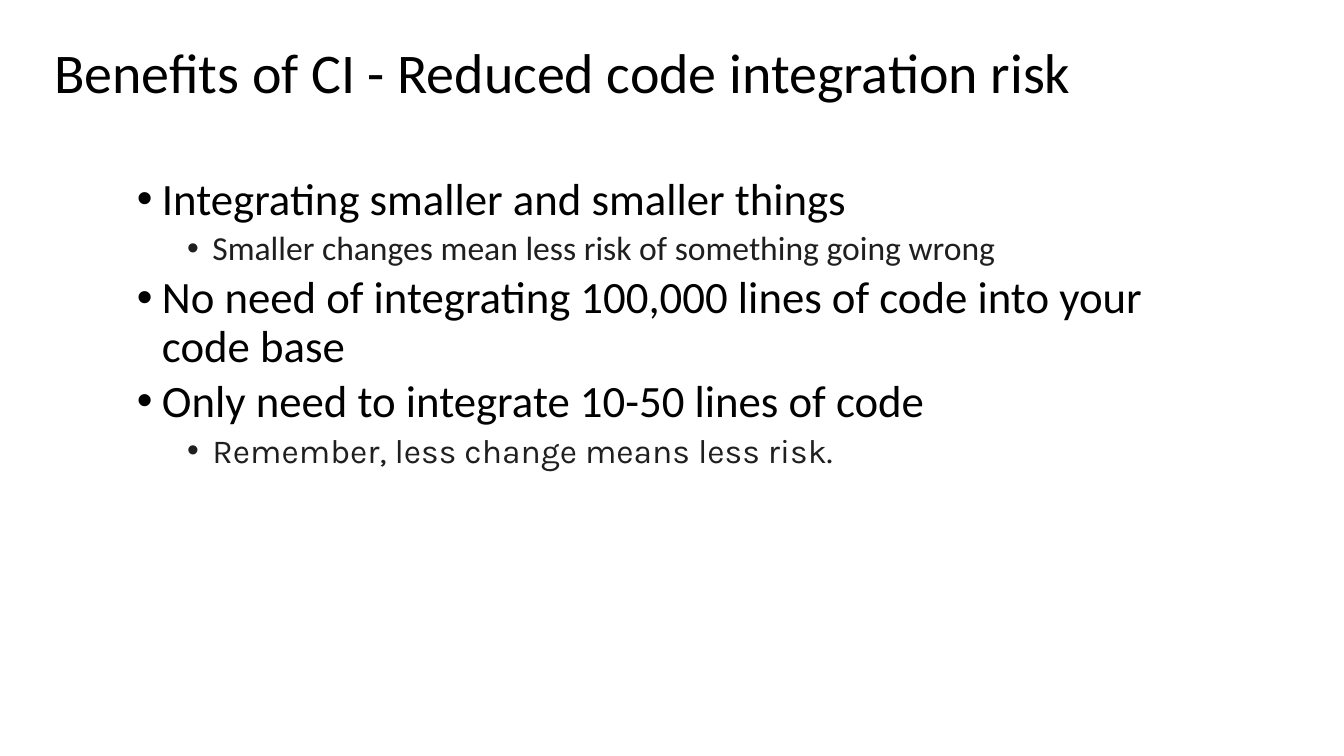
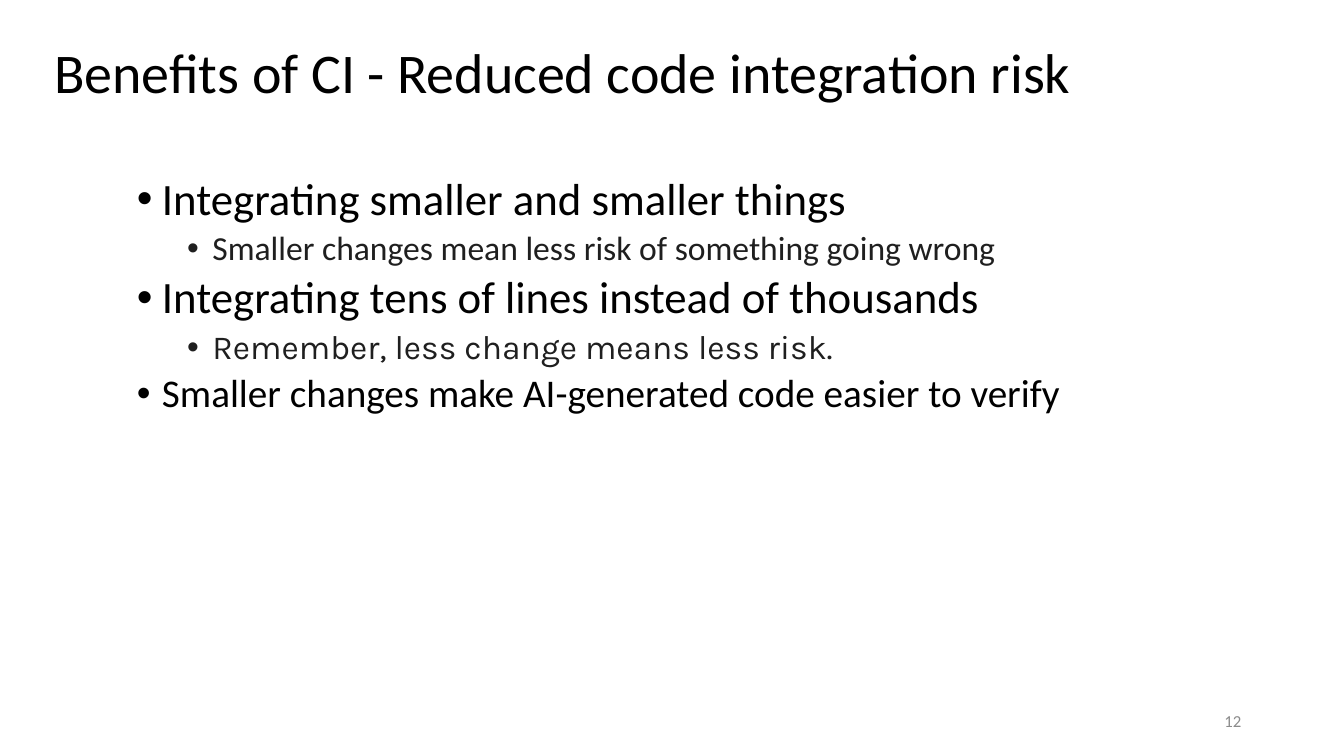
Before and after one commit to johnxu21/johnxu21.github.io, a slide deck: slide 12 of teaching/CS472/Timetable/CI-CD.pptx. Drawn at 1344x756 pixels with LibreOffice and Linux fonts; fonts in the diff are those of the drawing. Boxes give left, top, right and bottom in pixels: in the first picture for what was removed or moved away, otherwise in the second. Text is boxed around its words. In the diff, an @@ line names an element or a change of style, - is before the commit and + after.

```diff
--- a/teaching/CS472/Timetable/CI-CD.pptx
+++ b/teaching/CS472/Timetable/CI-CD.pptx
@@ text at [162,282,978,321]: text changed @@
-  • No need of integrating 100,000 lines of code into your code base
-  • Only need to integrate 10-50 lines of code
+  • Integrating tens of lines instead of thousands
@@ text at [162,379,1060,414]: paragraph added @@
+  • Smaller changes make AI-generated code easier to verify
@@ page number added at [1224,716,1241,727], 12 pt, text #8C8C8C @@
+12
```
Also in this commit, not shown: 26 other slides changed, 4 slides added, 2 slides removed, 2 other files.
